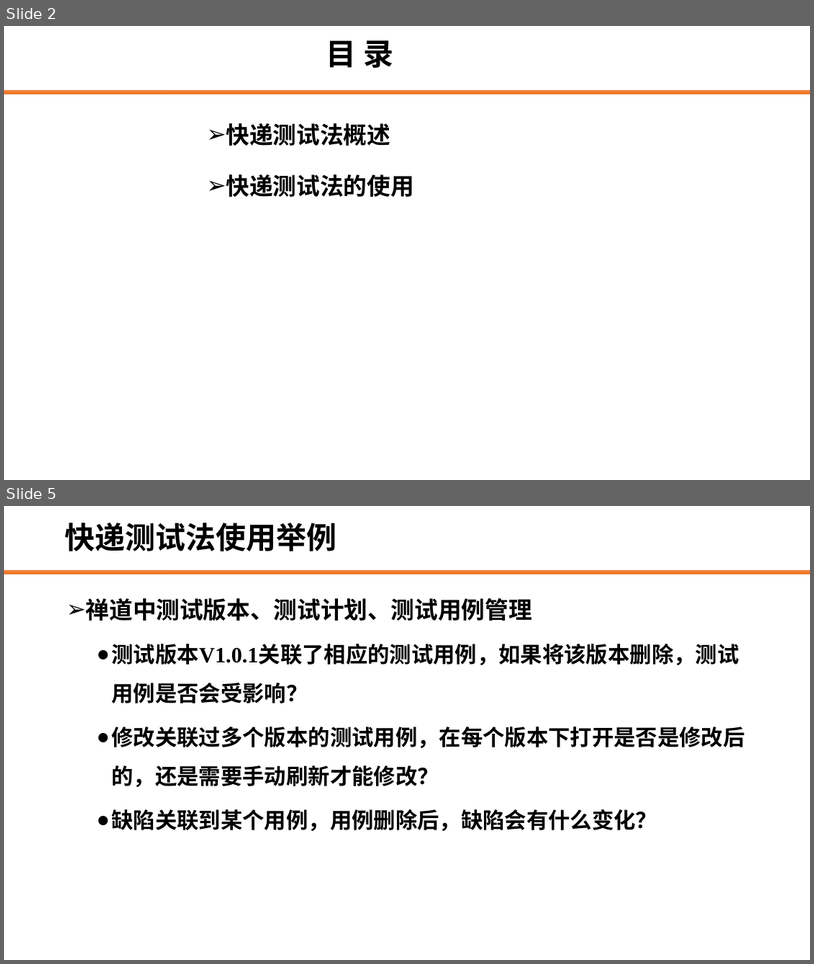
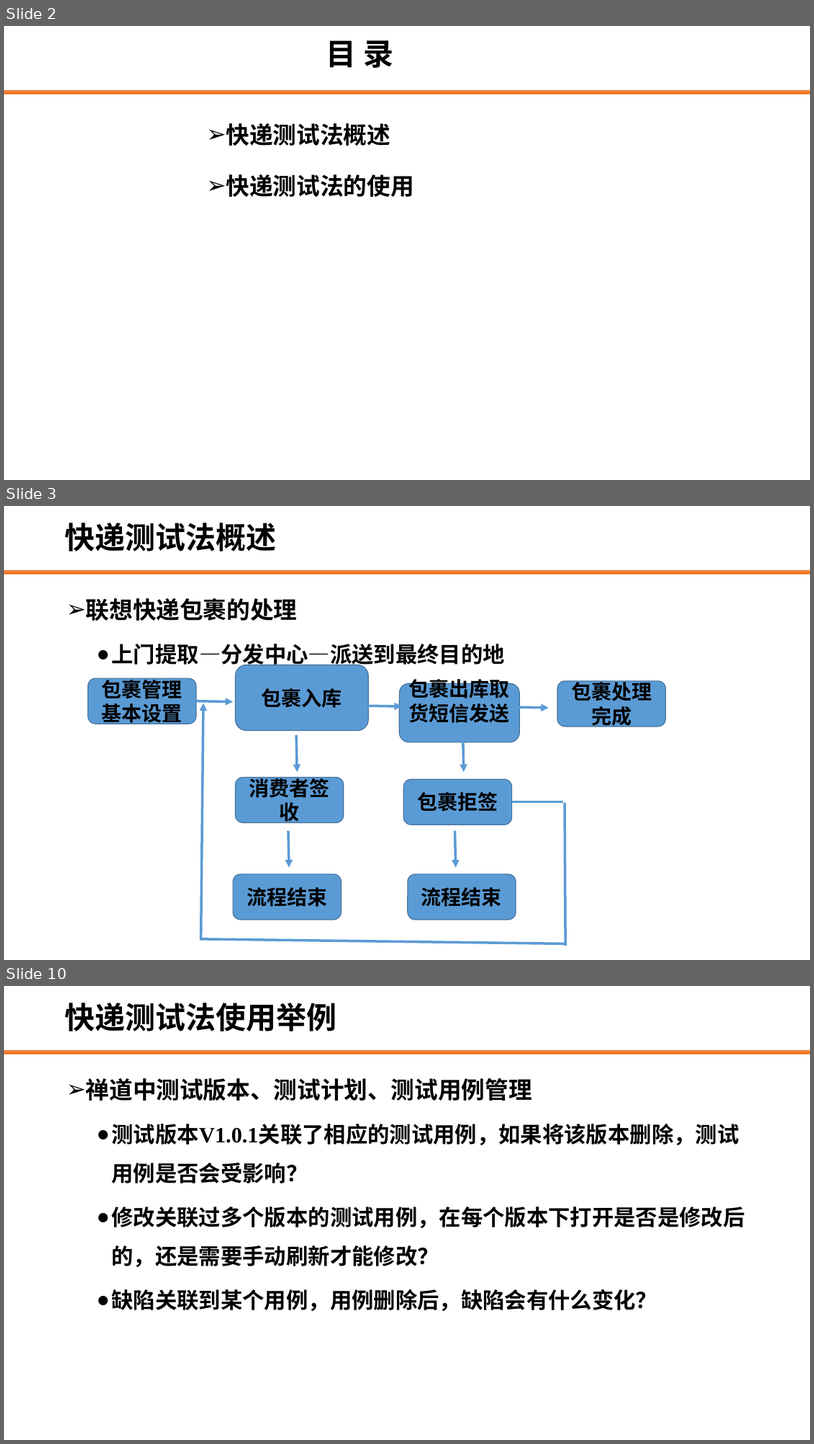
Before and after one commit to edu2act/course-web-system-testing, a slide deck: materials/slides/2.7 探索式测试—快递测试法.pptx. Shown one above the other, each under a label of ours: slides 2 and 5 before the commit, slides 2, 3 and 10 after it; the slides between them are not shown. The pictures are 814x964 and 814x1444 pixels, drawn with LibreOffice and Linux fonts; fonts in the diff are those of the drawing; background and template pictures are left out. Boxes give left, top, right and bottom in pixels: in the first picture for what was removed or moved away, otherwise in the second. Text is boxed around its words. In the diff, an @@ line names an element or a change of style, - is before the commit and + after.

```diff
--- a/materials/slides/2.7 探索式测试—快递测试法.pptx
+++ b/materials/slides/2.7 探索式测试—快递测试法.pptx
@@ slide 3 added at (4, 506, 810, 960), background #FFFFFF; not listed: 1 template element that a slide beside it also shows @@
@@ title added at (64, 523, 276, 551), 36 pt, text #000000, bold @@
+快递测试法概述
@@ text added at (86, 598, 505, 668), 26 pt, text #000000, bold @@
+➢ 联想快递包裹的处理
+  ● 上门提取—分发中心—派送到最终目的地
@@ group added at (88, 664, 666, 945): 8 rounded rectangles, 8 arrows, 3 lines @@
+包裹管理基本设置
+包裹入库
+包裹出库取货短信发送
+包裹处理完成
+消费者签收
+包裹拒签
+流程结束
+流程结束
@@ what was slide 5 is now slide 10 @@
```
Also in this commit, not shown: 2 slides changed, 4 other slides added, 42 other files.
